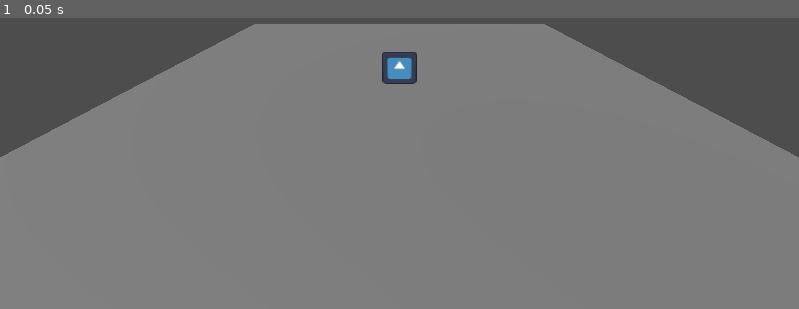
Above: before the commit, frame 1.
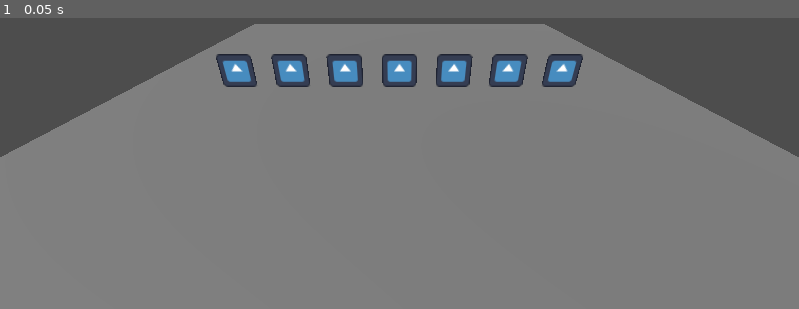
Above: after the commit, the same moment.

Repository: Francisco-GV/JuegoDelRey
Game: Godot game, scene res://mundo_principal.tscn
The game is run twice, just before and just after one commit, with the same random seed, the same clock (stepped at 60 frames per second) and the same inputs. The engine's default icon, where the game draws it, is replaced by a stand-in: a white triangle on a blue panel in a dark square.
Inputs:
- Up to frame 1 (0.05 s): no input

The runs differ from the first frame. In frame 1, 3.1% of the frame differs, in the area x 27-73%, y 11-24%.

Commit message:
feat: Coloca los 7 roles de personajes en escena

Diff:
--- a/mundo_principal.tscn
+++ b/mundo_principal.tscn
@@ -13,7 +13,37 @@
 [node name="DirectionalLight3D" type="DirectionalLight3D" parent="."]
 transform = Transform3D(0.70710677, 0.49999997, -0.49999997, 0, 0.70710677, 0.70710677, 0.70710677, -0.49999997, 0.49999997, 0, 0, 0)
 
-[node name="PersonajePrueba" type="Sprite3D" parent="."]
-transform = Transform3D(1, 0, 0, 0, 1, 0, 0, 0, 1, 0, 1, 0)
+[node name="RolMadre" type="Sprite3D" parent="."]
+transform = Transform3D(1, 0, 0, 0, 1, 0, 0, 0, 1, -6, 0.89, 0)
 billboard = 2
 texture = ExtResource("1_3j017")
+
+[node name="RolAnciano" type="Sprite3D" parent="."]
+transform = Transform3D(1, 0, 0, 0, 1, 0, 0, 0, 1, -4, 0.89, 0)
+billboard = 2
+texture = ExtResource("1_3j017")
+
+[node name="RolNinoPobre" type="Sprite3D" parent="."]
+transform = Transform3D(1, 0, 0, 0, 1, 0, 0, 0, 1, -2, 0.89, 0)
+billboard = 2
+texture = ExtResource("1_3j017")
+
+[node name="RolMujerTrabajadora" type="Sprite3D" parent="."]
+transform = Transform3D(1, 0, 0, 0, 1, 0, 0, 0, 1, 0, 0.89, 0)
+billboard = 2
+texture = ExtResource("1_3j017")
+
+[node name="RolJoven" type="Sprite3D" parent="."]
+transform = Transform3D(1, 0, 0, 0, 1, 0, 0, 0, 1, 2, 0.89, 0)
+billboard = 2
+texture = ExtResource("1_3j017")
+
+[node name="RolNinoDiscapacitado" type="Sprite3D" parent="."]
+transform = Transform3D(1, 0, 0, 0, 1, 0, 0, 0, 1, 4, 0.89, 0)
+billboard = 2
+texture = ExtResource("1_3j017")
+
+[node name="RolPerro" type="Sprite3D" parent="."]
+transform = Transform3D(1, 0, 0, 0, 1, 0, 0, 0, 1, 6, 0.89, 0)
+billboard = 2
+texture = ExtResource("1_3j017")
